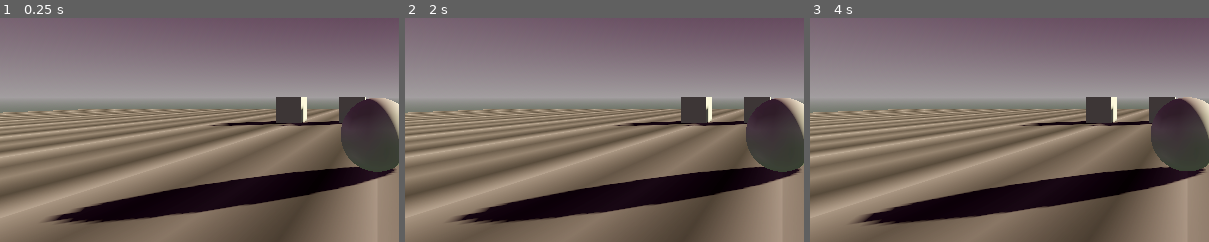
Above: before the commit, frames 1-3 (left to right).
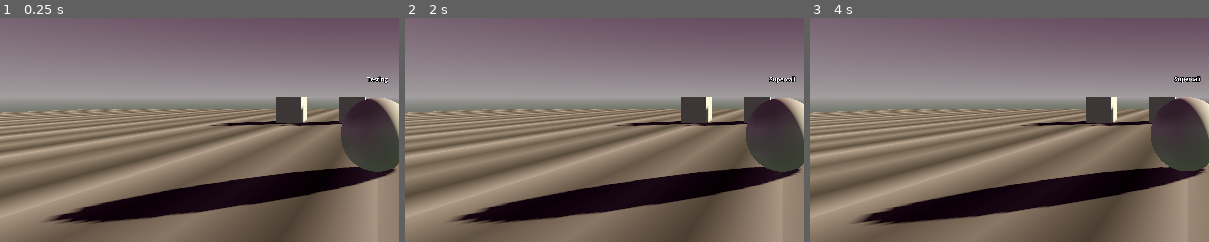
Above: after the commit, the same moments.

Repository: tarnishedmoth/Typing-On-Rails
Game: Godot game, scene res://levels/level_prototype.tscn
Same seed, same stepped clock (60 frames per second), same inputs: the game is played once before the commit and once after it. The project has no main scene, so this scene is started directly.
Inputs:
- Up to frame 1 (0.25 s): no input
- Up to frame 2 (2 s): tap Enter at 0.5 s; tap Space (ReadyToPlay) at 0.6, 1.25, 1.35 s
- Up to frame 3 (4 s): tap Space (ReadyToPlay) at 2.1, 2.85, 3.5, 3.6 s; tap Enter at 2.75 s
The pictures show only the part of the screen within x 3-53%, y 32-82%; the shares and areas given below are measured in that part.

The runs differ from the first frame. In frame 1, 0.1% of the frame differs, in the area x 91-98%, y 25-30%; in frame 2, 0.1%; in frame 3, 0.1%.

Commit message:
Defeat enemies by typing the text challenge

Diff:
--- a/enemy/enemy.gd
+++ b/enemy/enemy.gd
@@ -1,4 +1,11 @@
 class_name Enemy extends Node3D
+
+@export var typing_challenges:Array[TypingChallenge]
+var current_challenge:TypingChallenge
+
+@export var max_failures:int = 2
+
+@export var damage_range:Vector2i = Vector2i(1, 5) ## Min and max damage dealt.
 
 ## How quickly the tween moves this node to the next position.
 @export var move_duration:float = 1.25
@@ -15,6 +22,8 @@
 var move_tween:Tween
 var move_timer:Timer
 
+var failures:int = 0
+
 var _level:Level
 
 @onready var start_position:Vector3 = position
@@ -23,6 +32,11 @@
 	SignalBus.level_started.connect(start)
 
 func _ready() -> void:
+	# Connect typing capture nodes
+	for challenge in typing_challenges:
+		challenge.completed.connect(_on_challenge_completed)
+
+	# Set up timer
 	move_timer = Timer.new()
 	add_child(move_timer)
 	move_timer.timeout.connect(move_timer_timeout)
@@ -30,6 +44,23 @@
 func start(level:Level) -> void:
 	_level = level
 	move_to(move_points.front())
+	await move_tween.finished
+	next_typing_challenge()
+
+func next_typing_challenge() -> void:
+	current_challenge = typing_challenges.pop_front()
+	if current_challenge == null:
+		die()
+	else:
+		current_challenge.reset()
+		current_challenge.enable_input()
+
+func die() -> void:
+	# Foo
+	queue_free()
+
+func deal_damage(amount:int) -> void:
+	SignalBus.enemy_dealt_damage.emit(amount, self)
 
 ## Uses the [member move_tween] to move the [member position] to the next [Vector3] in the [member move_points] array.
 func move_to(point:Vector3, duration:float = move_duration) -> void:
@@ -53,3 +84,18 @@
 
 func move_timer_timeout() -> void:
 	move_to_next()
+
+
+func _on_challenge_completed(challenge:TypingChallenge) -> void:
+	challenge.destroy()
+	next_typing_challenge()
+
+func _on_challenge_failed(challenge:TypingChallenge) -> void:
+	failures += 1
+
+	deal_damage(randi_range(damage_range.x, damage_range.y))
+
+	if not failures > max_failures:
+		challenge.reset()
+	else:
+		next_typing_challenge()
--- /dev/null
+++ b/enemy/enemy.tscn
@@ -0,0 +1,27 @@
+[gd_scene load_steps=4 format=3 uid="uid://v5og2k0k34wx"]
+
+[ext_resource type="Script" uid="uid://chn8ysiddjt70" path="res://enemy/enemy.gd" id="1_2mvqj"]
+[ext_resource type="Script" uid="uid://bxmpymj0vknlh" path="res://enemy/typing_display.gd" id="2_ofsxj"]
+
+[sub_resource type="SphereMesh" id="SphereMesh_klkcg"]
+radius = 1.0
+height = 2.0
+
+[node name="Enemy" type="Node3D" node_paths=PackedStringArray("typing_challenges")]
+script = ExtResource("1_2mvqj")
+typing_challenges = [NodePath("TypingChallenge")]
+
+[node name="MeshInstance3D" type="MeshInstance3D" parent="."]
+mesh = SubResource("SphereMesh_klkcg")
+
+[node name="TypingChallenge" type="Node3D" parent="." node_paths=PackedStringArray("display")]
+transform = Transform3D(1, 0, 0, 0, 1, 0, 0, 0, 1, 0, 1.5, 0)
+script = ExtResource("2_ofsxj")
+display = NodePath("Label3D")
+text_to_enter = "Supercali"
+metadata/_custom_type_script = "uid://bxmpymj0vknlh"
+
+[node name="Label3D" type="Label3D" parent="TypingChallenge"]
+billboard = 1
+no_depth_test = true
+text = "Testing"
--- /dev/null
+++ b/enemy/typing_display.gd
@@ -0,0 +1,77 @@
+class_name TypingChallenge extends Node3D
+
+signal completed(node: TypingChallenge)
+signal failed(node: TypingChallenge)
+
+@export var display:Label3D # Might want to use something other than Label3D later.
+@export var text_to_enter:String
+
+var enabled:bool = false
+var character_index:int = 0
+
+var _level:Level
+var _player:Player
+
+func _enter_tree() -> void:
+	SignalBus.level_ready.connect(_on_level_ready)
+	SignalBus.player_ready_to_play.connect(_on_player_ready_to_play)
+
+func _unhandled_key_input(event: InputEvent) -> void:
+	if enabled:
+		if event.is_echo():
+			# Ignore repeat events from holding down a key.
+			return
+
+		if event.is_pressed():
+			var input:String = event.as_text()
+			print("Raw input: %s" % [input])
+			var compare:String
+
+			if input.length() > 1:
+				# Modifier or special key
+				if input.begins_with("Shift+"):
+					compare = input.right(1).to_upper()
+				else:
+					# Ignore the input
+					return
+			else:
+				compare = input.to_lower()
+
+			var must_match:String = text_to_enter[character_index]
+			print("Compare: %s to %s" % [compare, must_match])
+
+			if compare == must_match:
+				# Correct character
+				next_character()
+			else:
+				# Non matching character
+				failed.emit(self)
+
+
+func enable_input() -> void:
+	enabled = true
+
+func disable_input() -> void:
+	enabled = false
+
+func next_character() -> void:
+	character_index += 1
+	if character_index >= text_to_enter.length():
+		# Success
+		print("End of text challenge reached.")
+		completed.emit(self)
+	else:
+		print("Next character: %s" % text_to_enter[character_index])
+
+func reset() -> void:
+	display.text = text_to_enter
+
+func destroy() -> void:
+	# Some sort of visual effect
+	queue_free()
+
+func _on_level_ready(level:Level) -> void:
+	_level = level
+
+func _on_player_ready_to_play(player:Player) -> void:
+	_player = player
--- a/levels/level_prototype.tscn
+++ b/levels/level_prototype.tscn
@@ -1,8 +1,8 @@
-[gd_scene load_steps=13 format=3 uid="uid://d3e7yvbpcto5p"]
+[gd_scene load_steps=12 format=3 uid="uid://d3e7yvbpcto5p"]
 
 [ext_resource type="Script" uid="uid://dpy8vcfapm0of" path="res://level.gd" id="1_5u0e2"]
 [ext_resource type="PackedScene" uid="uid://dxdxf1xa7fnop" path="res://player/player.tscn" id="2_f0adh"]
-[ext_resource type="Script" uid="uid://chn8ysiddjt70" path="res://enemy/enemy.gd" id="4_klkcg"]
+[ext_resource type="PackedScene" uid="uid://v5og2k0k34wx" path="res://enemy/enemy.tscn" id="3_135xi"]
 
 [sub_resource type="ProceduralSkyMaterial" id="ProceduralSkyMaterial_5u0e2"]
 sky_top_color = Color(0.23794875, 0.14084059, 0.21486962, 1)
@@ -39,10 +39,6 @@
 
 [sub_resource type="BoxMesh" id="BoxMesh_5u0e2"]
 size = Vector3(2, 2, 2)
-
-[sub_resource type="SphereMesh" id="SphereMesh_klkcg"]
-radius = 1.0
-height = 2.0
 
 [node name="LevelPrototype" type="Node3D"]
 script = ExtResource("1_5u0e2")
@@ -85,9 +81,5 @@
 
 [node name="Entities" type="Node3D" parent="."]
 
-[node name="Enemy" type="Node3D" parent="Entities"]
+[node name="Enemy" parent="Entities" instance=ExtResource("3_135xi")]
 transform = Transform3D(1, 0, 0, 0, 1, 0, 0, 0, 1, 0, 1, -8)
-script = ExtResource("4_klkcg")
-
-[node name="MeshInstance3D" type="MeshInstance3D" parent="Entities/Enemy"]
-mesh = SubResource("SphereMesh_klkcg")
--- a/player/player.gd
+++ b/player/player.gd
@@ -33,3 +33,6 @@
 
 func die() -> void:
 	print("Player died.")
+
+func _on_enemy_dealt_damage(amount:int, _enemy:Enemy) -> void:
+	take_damage(amount)
--- a/signal_bus.gd
+++ b/signal_bus.gd
@@ -15,5 +15,6 @@
 ## Metrics
 signal points_changed(value:int)
 signal health_changed(value:int)
+
 signal enemy_killed(enemy:Enemy)
-signal checkpoint_reached
+signal enemy_dealt_damage(amount:int, enemy:Enemy)
Not shown, added: enemy/typing_display.gd.uid
